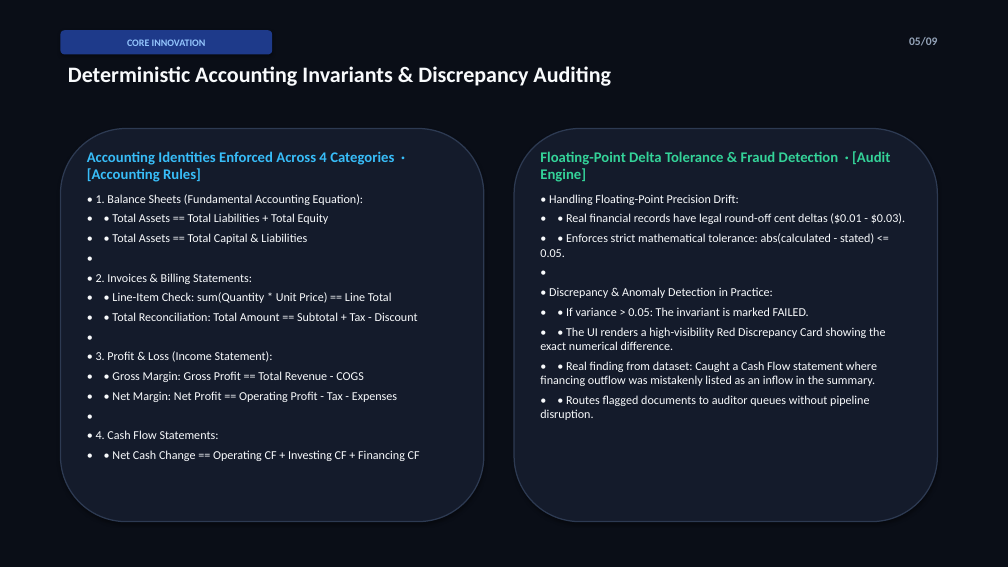
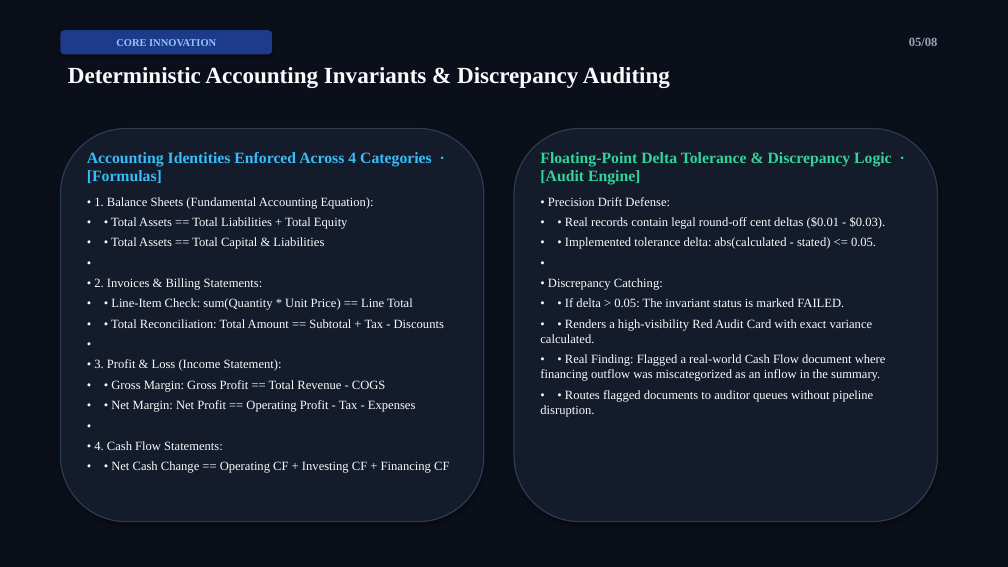
Before and after one commit to swathikarunakaran11-bit/doc-intel-financial-platform, a slide deck: slide 5 of DocIntel_Development_Approach.pptx. Drawn at 1008x567 pixels with LibreOffice and Linux fonts; fonts in the diff are those of the drawing. Boxes give left, top, right and bottom in pixels: in the first picture for what was removed or moved away, otherwise in the second. Text is boxed around its words. In the diff, an @@ line names an element or a change of style, - is before the commit and + after.

Commit message:
style: set typography to Times New Roman across presentation assets

```diff
--- a/DocIntel_Development_Approach.pptx
+++ b/DocIntel_Development_Approach.pptx
@@ rectangle at (0,0,1008,567): fill #0A0E17 to #0B0F19 @@
@@ rounded rectangle "CORE INNOVATION" at (60,30,272,54): size 9.5 to 10 pt, font Calibri to Times New Roman @@
@@ text "Deterministic Accounting Invariants & Discrepancy ..." at (68,67,670,88): size 21 to 22 pt, font Calibri to Times New Roman @@
@@ text at (909,38,938,46): text changed; size 11 to 12 pt; font Calibri to Times New Roman @@
-05/09
+05/08
@@ text at (87,152,432,183): text changed; size 14 to 15 pt; font Calibri to Times New Roman @@
-Accounting Identities Enforced Across 4 Categories · [Accounting Rules]
+Accounting Identities Enforced Across 4 Categories · [Formulas]
@@ text at (540,152,892,249): text changed; size 11.5 to 12 pt; font Calibri to Times New Roman @@
-Floating-Point Delta Tolerance & Fraud Detection · [Audit Engine]
-• Handling Floating-Point Precision Drift:
-• • Real financial records have legal round-off cent deltas ($0.01 - $0.03).
-• • Enforces strict mathematical tolerance: abs(calculated - stated) <= 0.05.
+Floating-Point Delta Tolerance & Discrepancy Logic · [Audit Engine]
+• Precision Drift Defense:
+• • Real records contain legal round-off cent deltas ($0.01 - $0.03).
+• • Implemented tolerance delta: abs(calculated - stated) <= 0.05.
@@ text at (94,197,449,473): size 11.5 to 12 pt, font Calibri to Times New Roman in "• 1. Balance Sheets (Fundamental Accounting Equation):", "• • Total Assets == Total Liabilities ...", "• • Total Assets == Total Capital ...", "•" and 9 more places @@
@@ text at (540,278,886,381): text changed; size 11.5 to 12 pt; font Calibri to Times New Roman @@
-• Discrepancy & Anomaly Detection in Practice:
-• • If variance > 0.05: The invariant is marked FAILED.
-• • The UI renders a high-visibility Red Discrepancy Card showing the exact numerical difference.
-• • Real finding from dataset: Caught a Cash Flow statement where financing outflow was mistakenly listed as an inflow in the summary.
+• Discrepancy Catching:
+• • If delta > 0.05: The invariant status is marked FAILED.
+• • Renders a high-visibility Red Audit Card with exact variance calculated.
+• • Real Finding: Flagged a real-world Cash Flow document where financing outflow was miscategorized as an inflow in the summary.
@@ text at (111,319,444,328): text changed; size 11.5 to 12 pt; font Calibri to Times New Roman @@
-• • Total Reconciliation: Total Amount == Subtotal + Tax - Discount
+• • Total Reconciliation: Total Amount == Subtotal + Tax - Discounts
@@ text at (540,390,873,417): size 11.5 to 12 pt, font Calibri to Times New Roman in "•", "• • Routes flagged documents to auditor ..." @@
```
Also in this commit, not shown: 7 other slides changed, 1 slide removed, 2 other files.
